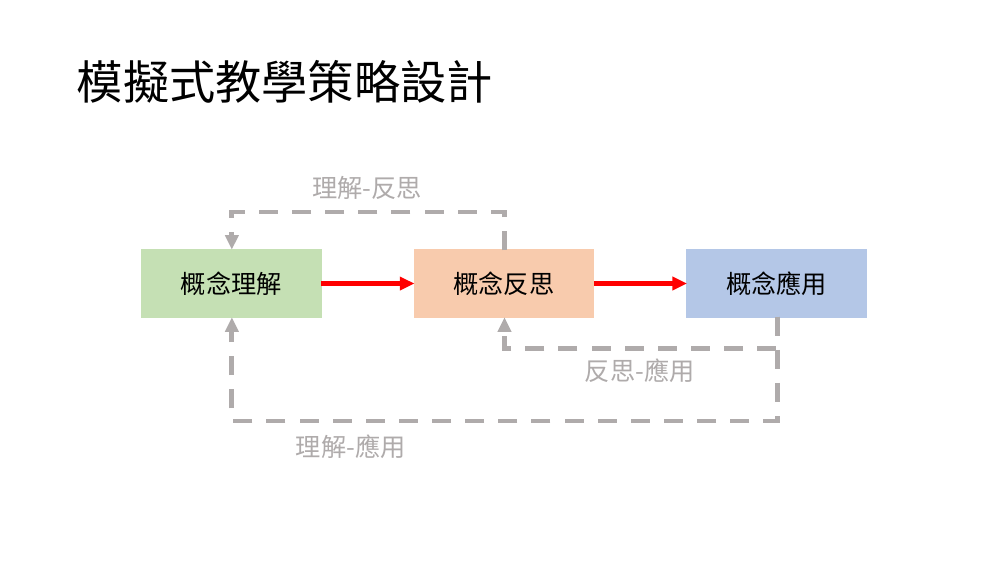
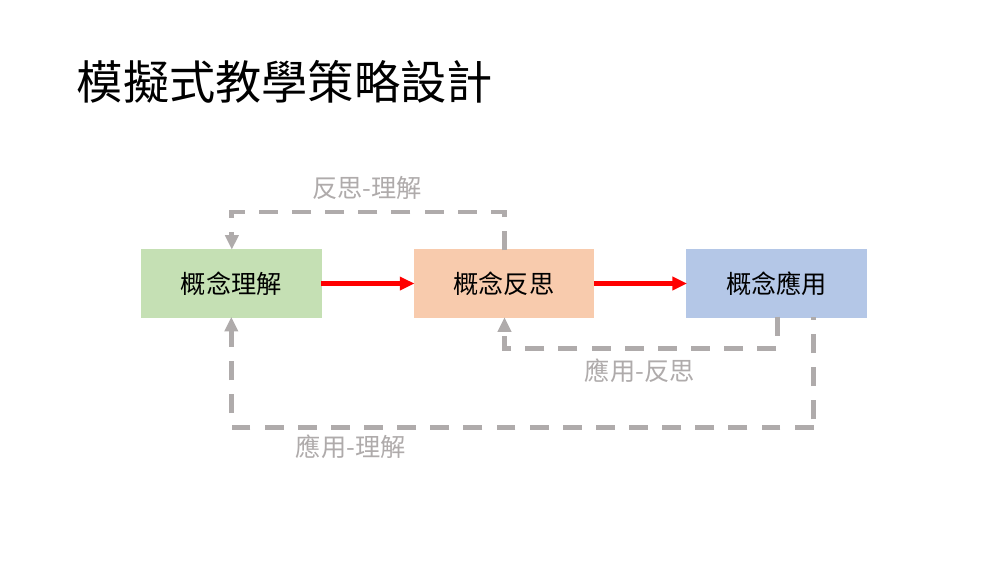
Before and after one commit to Henry-the-junior/nn_teaching, a slide deck: slide 3 of 模擬平台網頁_v2/教材簡報/課堂流程與研究目的_v2.pptx. Drawn at 1008x567 pixels with LibreOffice and Linux fonts; fonts in the diff are those of the drawing. Boxes give left, top, right and bottom in pixels: in the first picture for what was removed or moved away, otherwise in the second. Text is boxed around its words. In the diff, an @@ line names an element or a change of style, - is before the commit and + after.

```diff
--- a/模擬平台網頁_v2/教材簡報/課堂流程與研究目的_v2.pptx
+++ b/模擬平台網頁_v2/教材簡報/課堂流程與研究目的_v2.pptx
@@ text at (312, 176, 422, 199): text changed @@
-理解-反思
+反思-理解
@@ elbow arrow moved from (777, 317) - (232, 318) to (814, 427) - (231, 318) @@
@@ line added from (814, 420) to (814, 317), #AFABAB 4.5 pt dashed @@
@@ text at (585, 359, 695, 382): text changed @@
-反思-應用
+應用-反思
@@ text at (296, 435, 406, 458): text changed @@
-理解-應用
+應用-理解
```
Also in this commit, not shown: 1 other slide changed, 5 other files.
